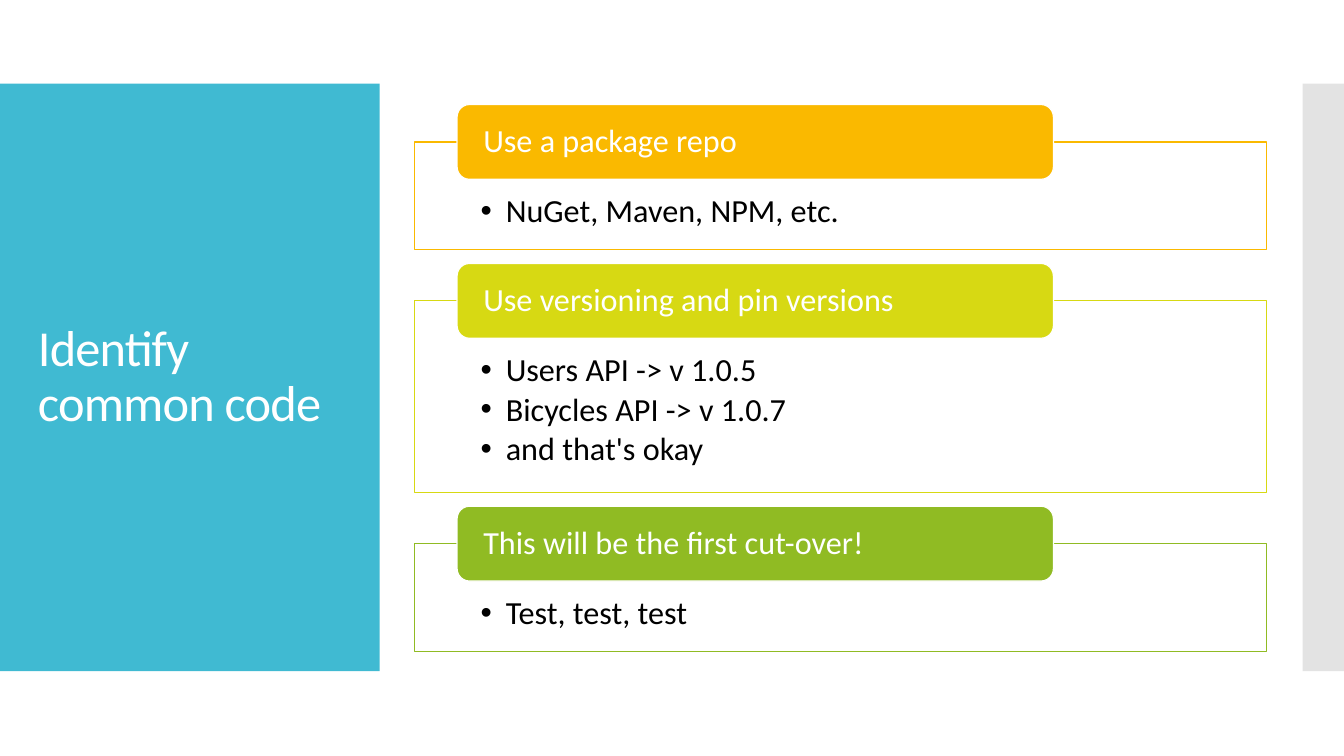
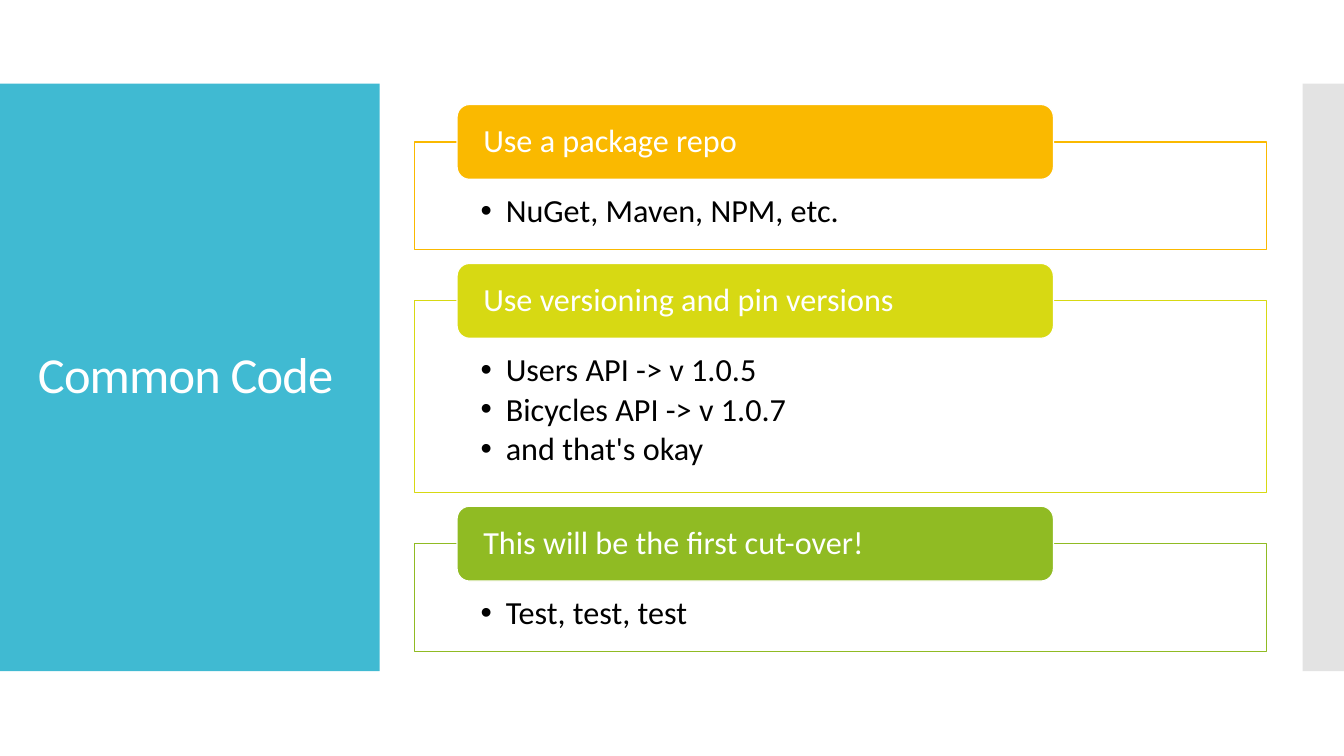
Before and after one commit to nathanagood/tccc2019, a slide deck: slide 16 of on-graceful-decomposition.pptx (slide 12 before the commit). Drawn at 1344x756 pixels with LibreOffice and Linux fonts; fonts in the diff are those of the drawing. Boxes give left, top, right and bottom in pixels: in the first picture for what was removed or moved away, otherwise in the second. Text is boxed around its words. In the diff, an @@ line names an element or a change of style, - is before the commit and + after.

```diff
--- a/on-graceful-decomposition.pptx
+++ b/on-graceful-decomposition.pptx
@@ title at (38, 358, 333, 394): text changed @@
-Identify common code
+Common Code
```
Also in this commit, not shown: 5 other slides changed, 3 slides added.
